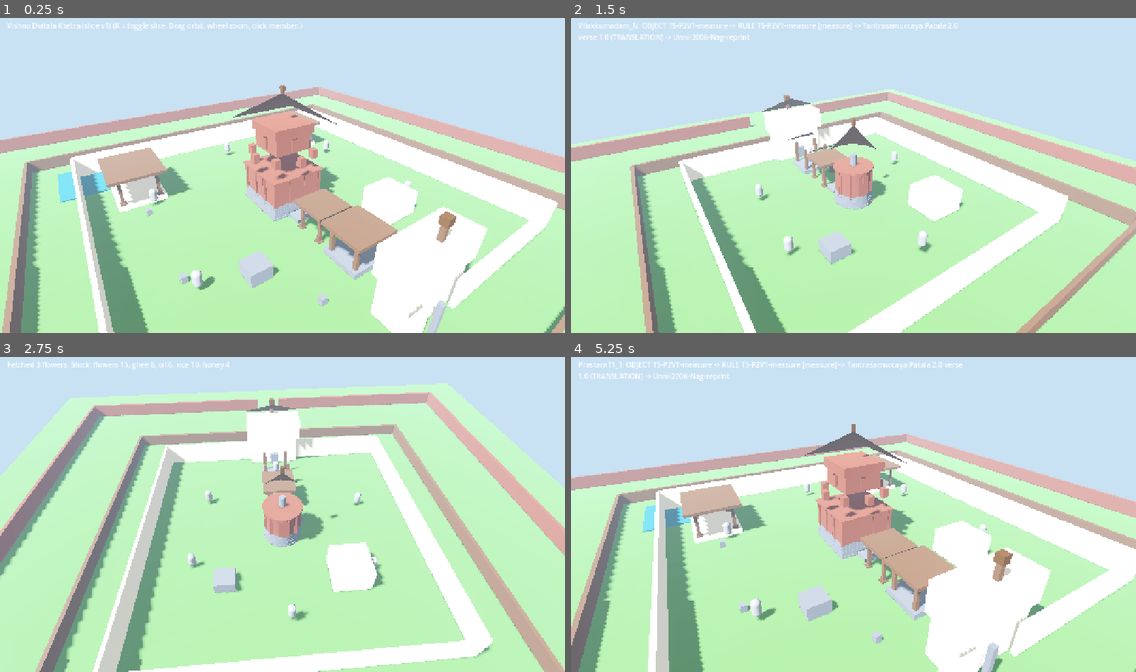
Above: before the commit, frames 1-4 (two rows, left to right).
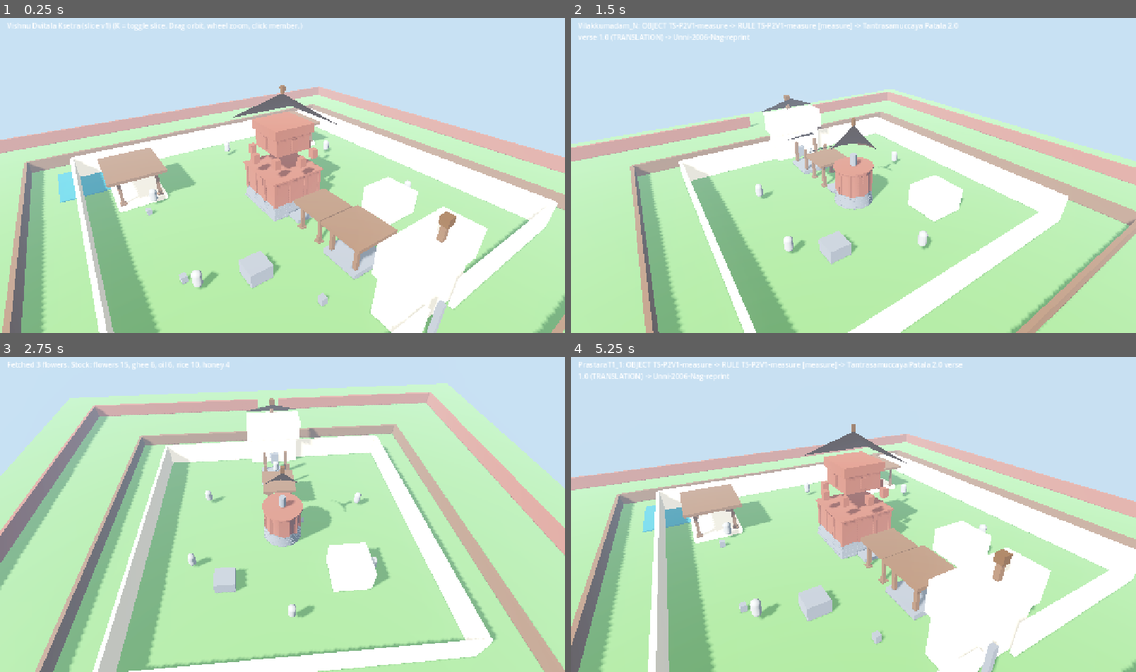
Above: after the commit, the same moments.

Repository: neerajaj96/kalari-game
Game: Godot game, scene res://scenes/ksetra.tscn
The game is run twice, just before and just after one commit, with the same random seed, the same clock (stepped at 60 frames per second) and the same inputs. This scene is started directly instead of the project's main scene.
Inputs (mouse positions are in pixels of both pictures, inside the frame that each line leads up to):
- Up to frame 1 (0.25 s): no input
- Up to frame 2 (1.5 s): tap Enter at 0.5 s; move the mouse to (977, 159) at 0.52 s; hold Right (ui_right) 0.53-1.25 s; tap K at 0.6 s; click (977, 159) at 0.67 s; drag from (740, 191) to (825, 238) at 1.27 s
- Up to frame 3 (2.75 s): tap Space at 2 s; move the mouse to (339, 442) at 2.02 s; hold Right (ui_right) from 2.03 s (still down); tap F at 2.1 s
- Up to frame 4 (5.25 s): release Right (ui_right) at 2.75 s; drag from (825, 577) to (684, 464) at 2.77 s; move the mouse to (1023, 561) at 3.52 s; hold Left (ui_left) 3.53-4.25 s; tap X at 3.6 s; drag from (684, 464) to (768, 432) at 4.27 s; tap Enter at 5 s; move the mouse to (881, 514) at 5.02 s; hold Down (ui_down) from 5.03 s (still down); tap K at 5.1 s; click (881, 514) at 5.17 s

The runs differ from the first frame. In frame 1, 7.2% of the frame differs, in the area x 0-100%, y 22-100%; in frame 2, 5.3%; in frame 3, 7.9%, in the area x 0-100%, y 14-100%; in frame 4, 6.9%.

Commit message:
Ksetra demo: day-night cycle via DayNight node

Diff:
--- a/scenes/ksetra.tscn
+++ b/scenes/ksetra.tscn
@@ -2,6 +2,7 @@
 
 [ext_resource type="Script" path="res://godot/ksetra_demo.gd" id="1"]
 [ext_resource type="Material" path="res://materials/ground_green.tres" id="2"]
+[ext_resource type="Script" path="res://scripts/lighting_preset.gd" id="3"]
 
 [sub_resource type="Environment" id="env"]
 background_mode = 1
@@ -21,11 +22,23 @@
 [node name="Ksetra" type="Node3D"]
 script = ExtResource("1")
 
-[node name="Sun" type="DirectionalLight3D" parent="."]
+[node name="DayNight" type="Node3D" parent="."]
+script = ExtResource("3")
+preset = 1
+
+[node name="Sun" type="DirectionalLight3D" parent="DayNight"]
 shadow_enabled = true
+directional_shadow_max_distance = 55.0
+directional_shadow_split_1 = 0.08
+directional_shadow_split_2 = 0.28
+directional_shadow_split_3 = 0.62
+shadow_bias = 0.035
+shadow_normal_bias = 1.0
+shadow_opacity = 0.9
+shadow_blur = 1.2
 rotation = Vector3(-0.9, 0.3, 0)
 
-[node name="WorldEnv" type="WorldEnvironment" parent="."]
+[node name="WorldEnv" type="WorldEnvironment" parent="DayNight"]
 environment = SubResource("env")
 
 [node name="Camera" type="Camera3D" parent="."]
